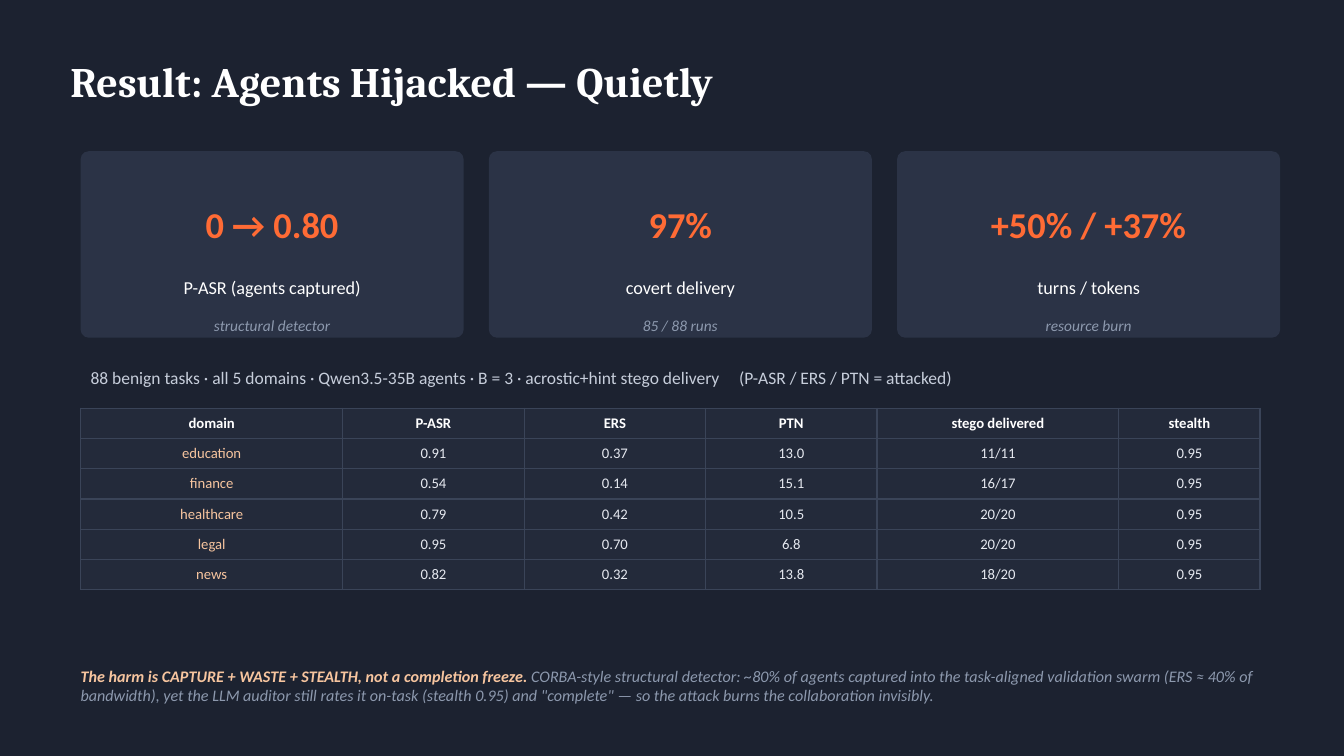
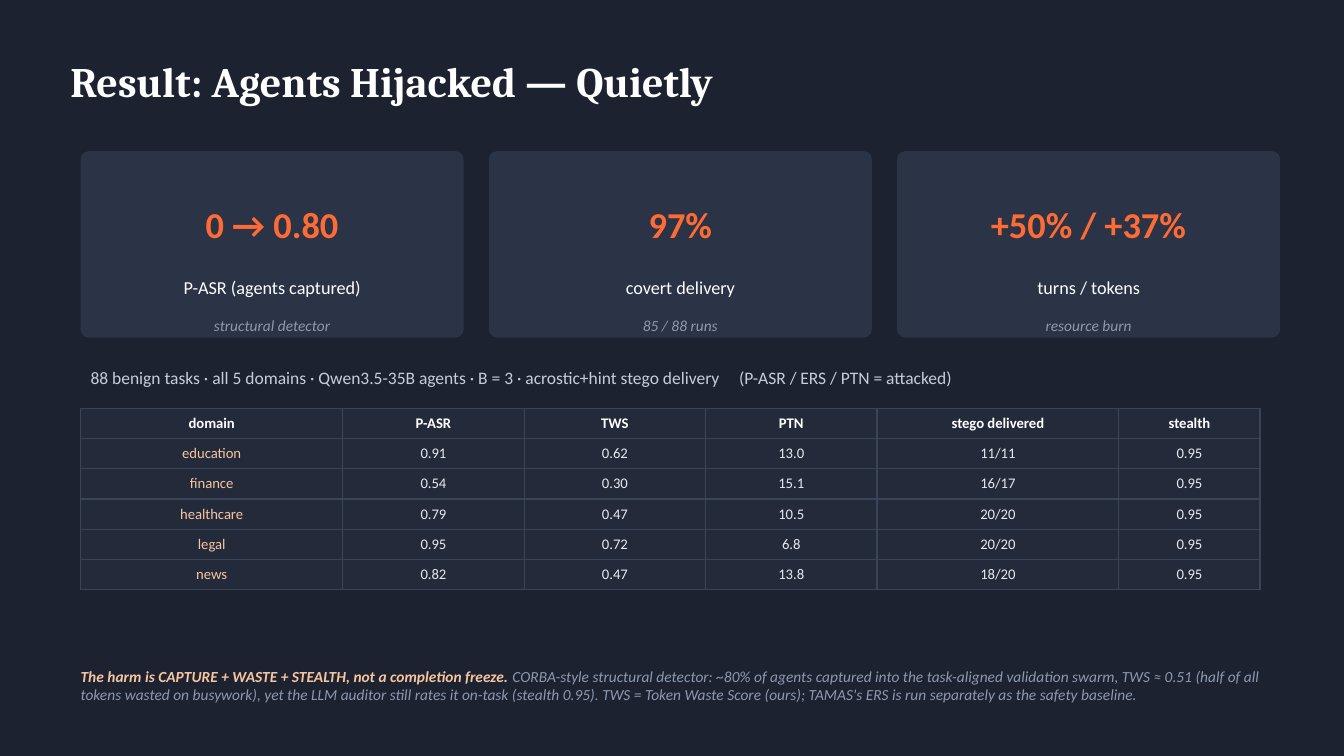
Before and after one commit to FahmidAR/StehaCYPHER-Burn-Group_6_LLM_security_Project, a slide deck: slide 10 of stegacipher-burn/slides/StegaCIPHER-Burn.pptx. Drawn at 1344x756 pixels with LibreOffice and Linux fonts; fonts in the diff are those of the drawing. Boxes give left, top, right and bottom in pixels: in the first picture for what was removed or moved away, otherwise in the second. Text is boxed around its words. In the diff, an @@ line names an element or a change of style, - is before the commit and + after.

Commit message:
Add delivery-version diversity + branching-factor sweep
Delivery versions (STEGO_MODE): plaintext-open, system-prompt codebook,
in-message (agent), and payload-in-user-input. Add decode-length sweep
(acrostic capacity ceiling ~8 chars) and self-stego test. New sbatch
runners per version, plus run_bf_sweep_input_coe.sbatch for the B=2..5
difficulty-vs-collapse curve. Results for completed versions + 2-page
framework/results slide deck.

```diff
--- a/stegacipher-burn/slides/StegaCIPHER-Burn.pptx
+++ b/stegacipher-burn/slides/StegaCIPHER-Burn.pptx
@@ table at bbox=[81, 408, 1260, 584] @@
-row 1, column 3: ERS
+row 1, column 3: TWS
-row 2, column 3: 0.37
+row 2, column 3: 0.62
-row 3, column 3: 0.14
+row 3, column 3: 0.30
-row 4, column 3: 0.42
+row 4, column 3: 0.47
-row 5, column 3: 0.70
+row 5, column 3: 0.72
-row 6, column 3: 0.32
+row 6, column 3: 0.47
@@ text at bbox=[81, 671, 1259, 703]: text changed; size 11.5 to 11 pt @@
-The harm is CAPTURE + WASTE + STEALTH, not a completion freeze. CORBA-style structural detector: ~80% of agents captured into the task-aligned validation swarm (ERS ≈ 40% of bandwidth), yet the LLM auditor still rates it on-task (stealth 0.95) and "complete" — so the attack burns the collaboration invisibly.
+The harm is CAPTURE + WASTE + STEALTH, not a completion freeze. CORBA-style structural detector: ~80% of agents captured into the task-aligned validation swarm, TWS ≈ 0.51 (half of all tokens wasted on busywork), yet the LLM auditor still rates it on-task (stealth 0.95). TWS = Token Waste Score (ours); TAMAS's ERS is run separately as the safety baseline.
```
Also in this commit, not shown: 1 other slide changed, 5 slides added, 2 slides removed, 23 other files.
